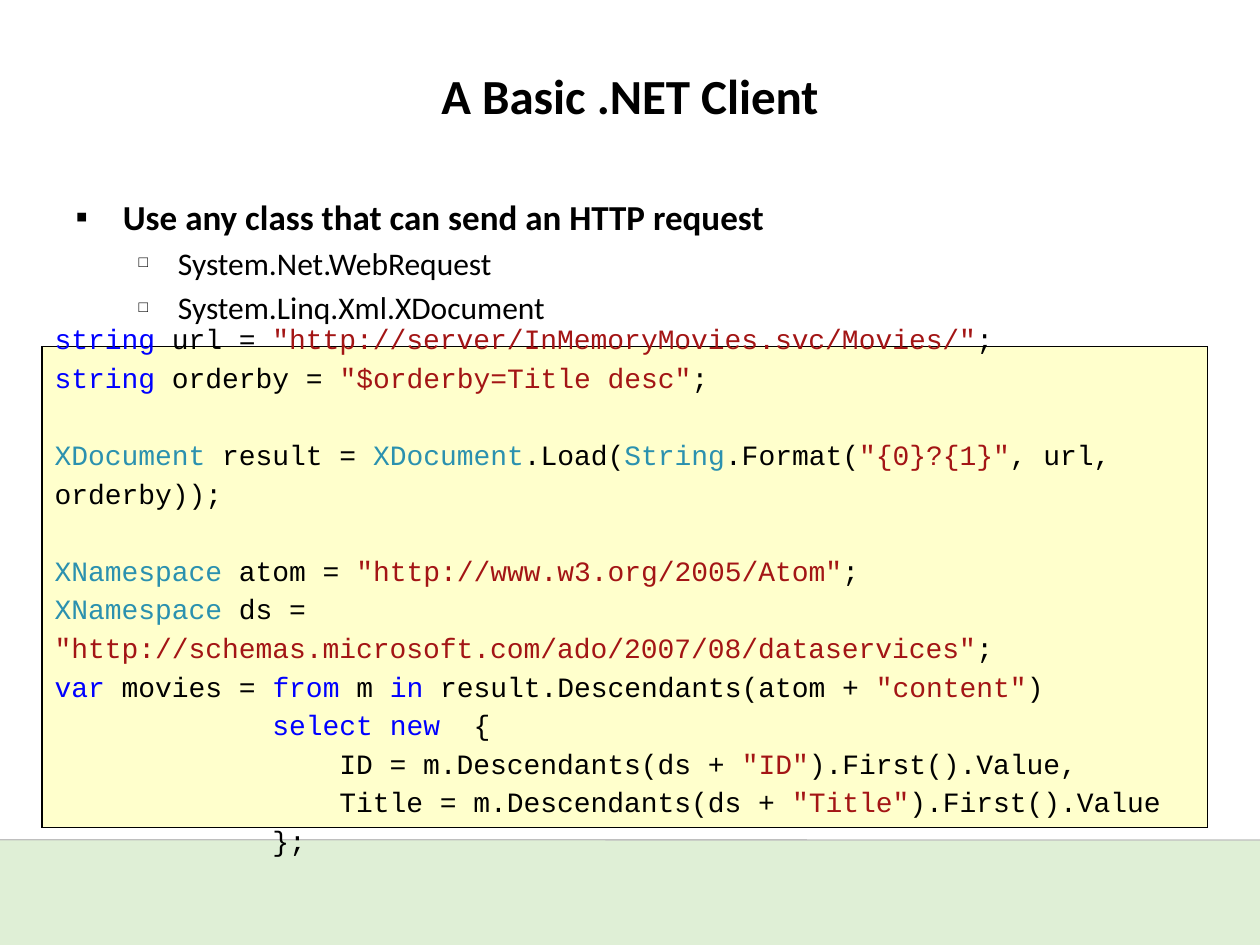
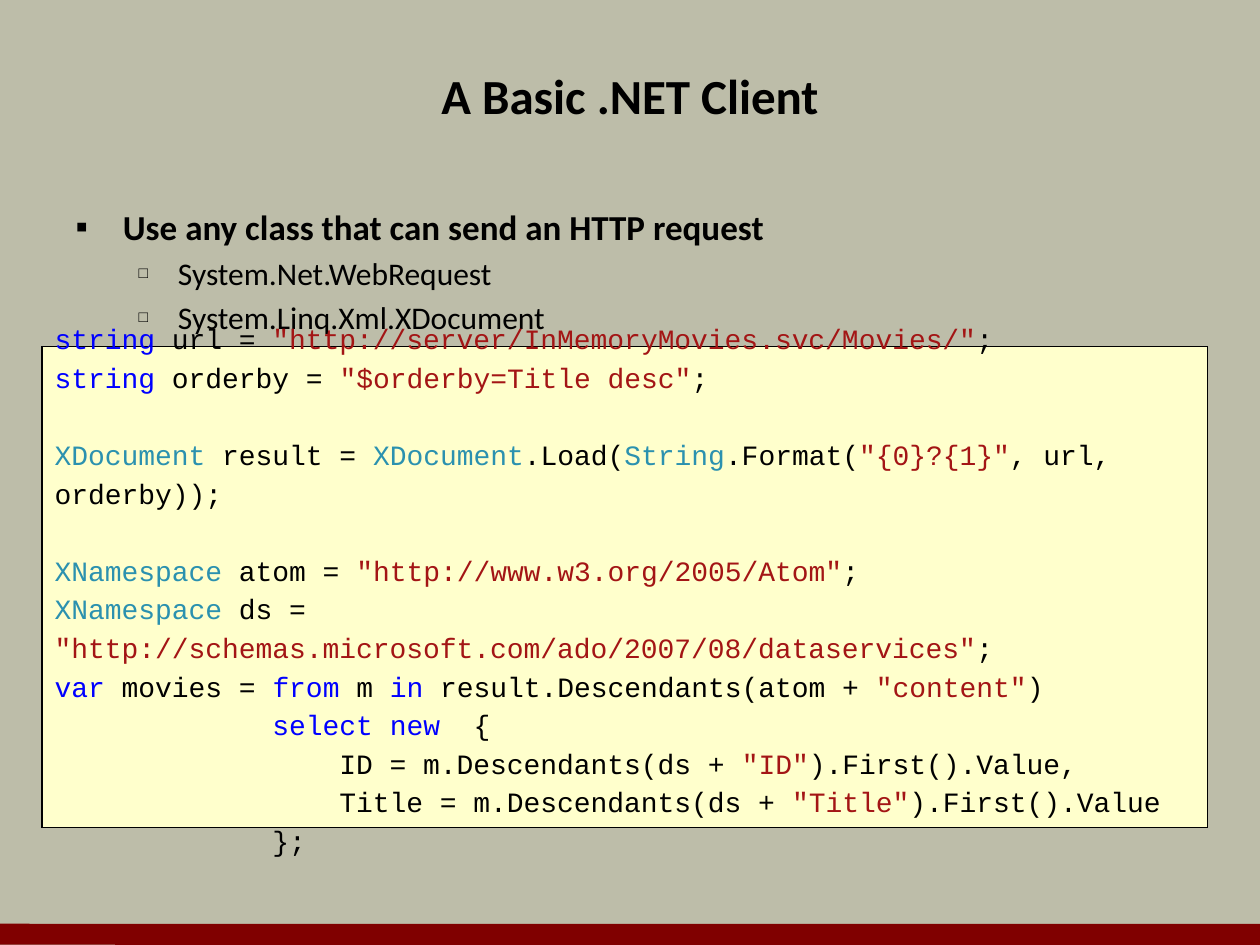
Before and after one commit to OdeToCode/classes, a slide deck: slide 13 of linq/slides/12_DataServices.pptx. Drawn at 1260x945 pixels with LibreOffice and Linux fonts; fonts in the diff are those of the drawing; background and template pictures are left out. Boxes give left, top, right and bottom in pixels: in the first picture for what was removed or moved away, otherwise in the second. Text is boxed around its words. In the diff, an @@ line names an element or a change of style, - is before the commit and + after.

```diff
--- a/linq/slides/12_DataServices.pptx
+++ b/linq/slides/12_DataServices.pptx
@@ background #FFFFFF to #BDBDA9 @@
@@ text "Use any class that can ...": place and size @@
-text "Use any class that can ..." at [123, 205, 764, 324]
+text "Use any class that can ..." at [123, 215, 764, 337]
@@ rectangle removed at [0, 840, 1260, 945] @@
@@ line moved from (0, 839) - (1260, 840) to (0, 934) - (1260, 935) @@
@@ line (0, 934) - (1260, 935): stroke #BFBFBF 0.75 pt to #800000 12 pt @@
```
Also in this commit, not shown: 23 other slides changed.
